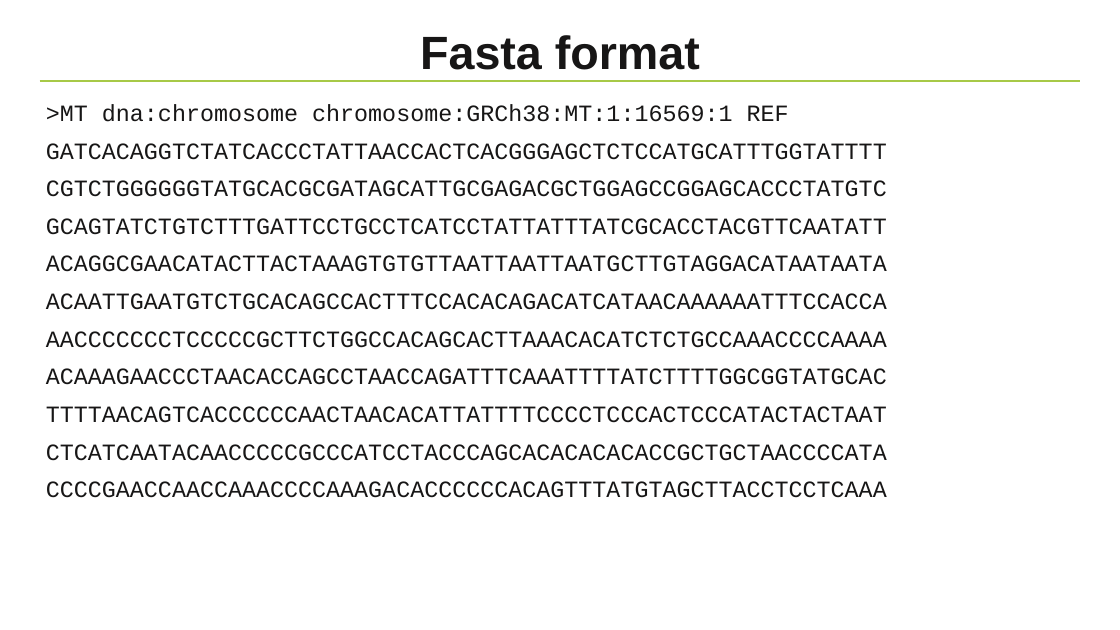
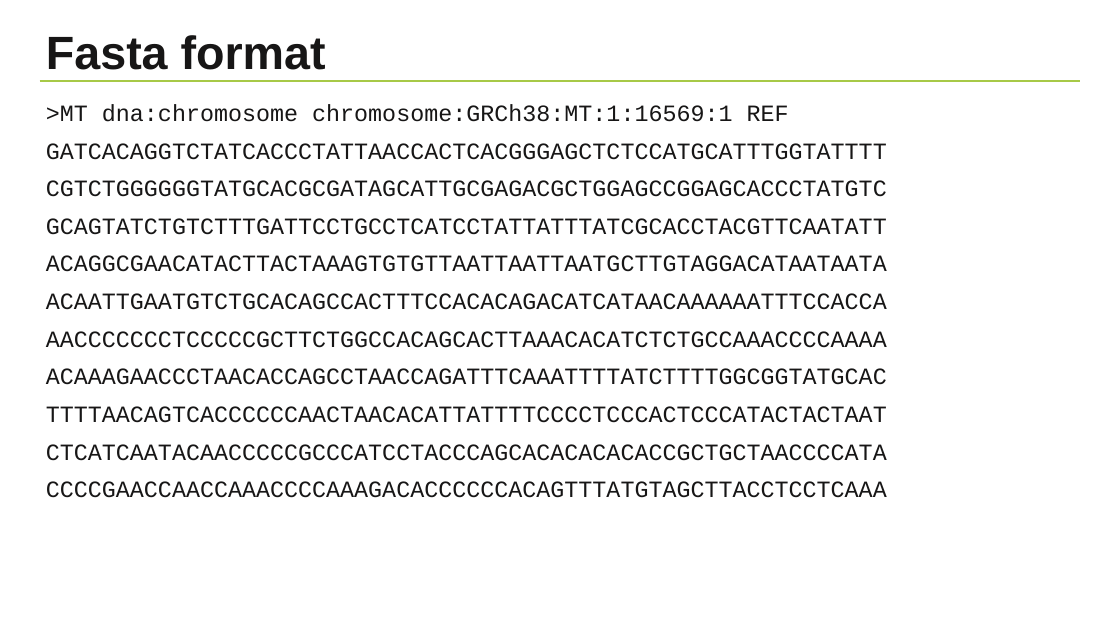
Before and after one commit to NBISweden/workshop-python, a slide deck: slide 8 of lectures/Project.pptx. Drawn at 1120x630 pixels with LibreOffice and Linux fonts; fonts in the diff are those of the drawing; background and template pictures are left out. Boxes give left, top, right and bottom in pixels: in the first picture for what was removed or moved away, otherwise in the second. Text is boxed around its words. In the diff, an @@ line names an element or a change of style, - is before the commit and + after.

```diff
--- a/lectures/Project.pptx
+++ b/lectures/Project.pptx
@@ title "Fasta format" at (x1=46, y1=35, x2=326, y2=70): alignment centre to left @@
```
Also in this commit, not shown: 11 other slides changed, 2 slides added, 1 other file.
